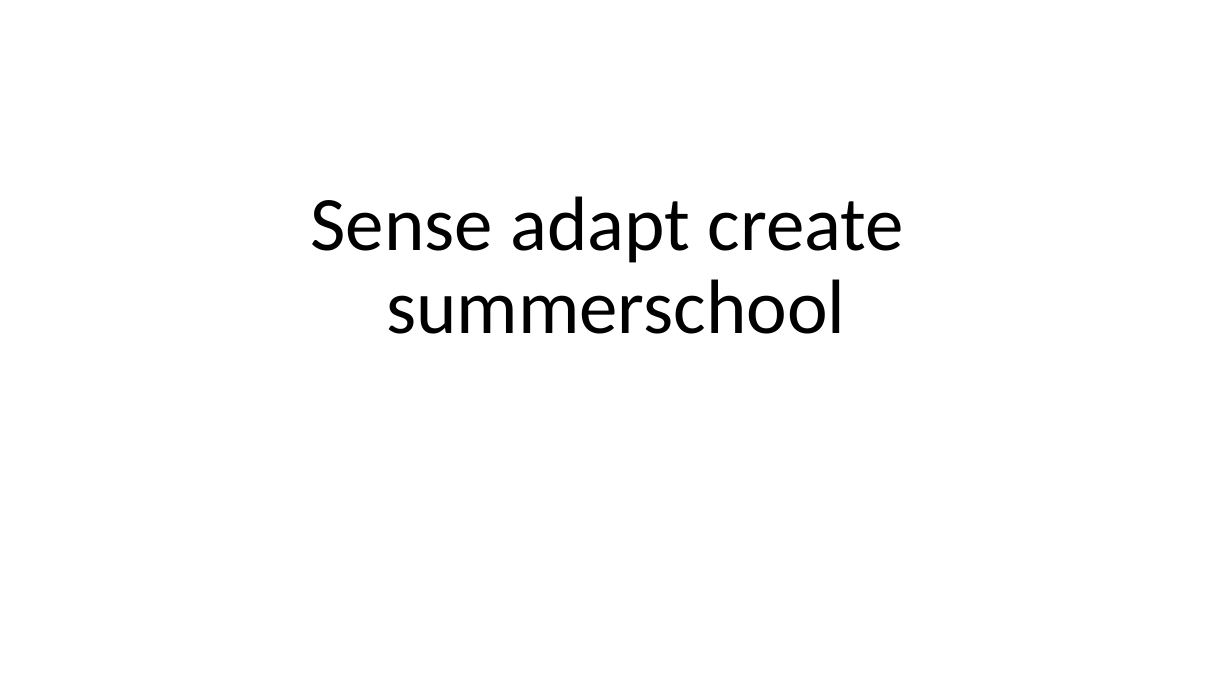
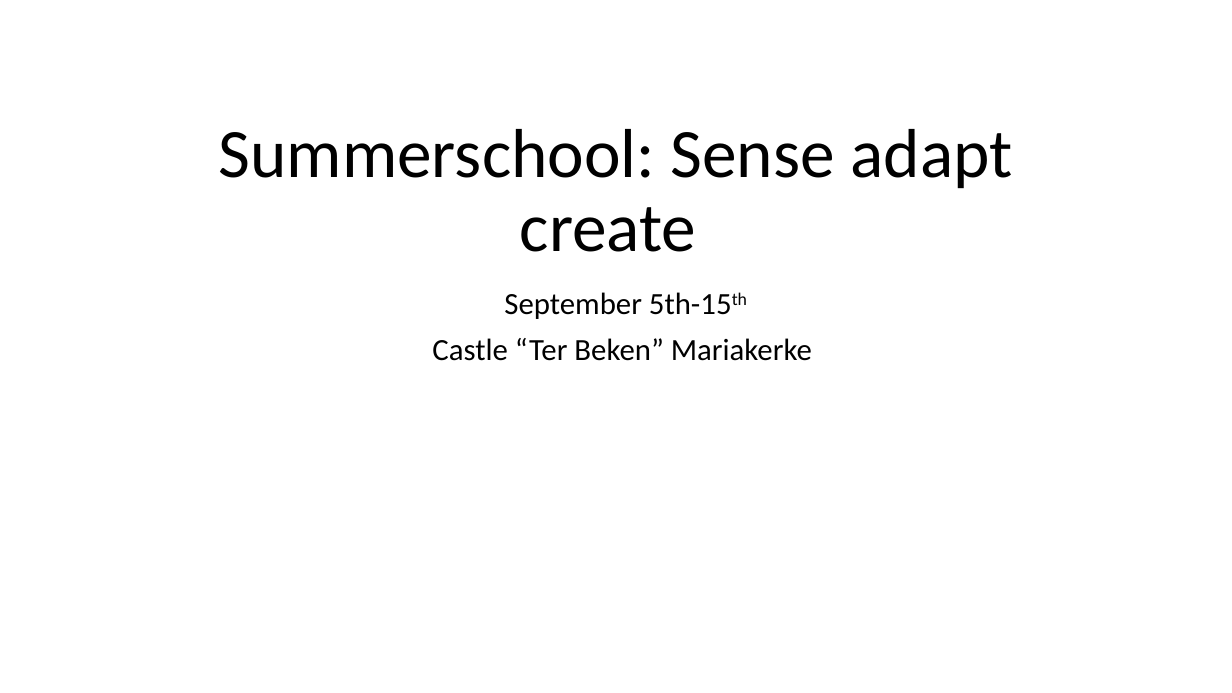
Before and after one commit to creatievemakers/presentations, a slide deck: slide 2 of 23-05-2022/Sense adapt create.pptx (slide 1 before the commit). Drawn at 1232x693 pixels with LibreOffice and Linux fonts; fonts in the diff are those of the drawing. Boxes give left, top, right and bottom in pixels: in the first picture for what was removed or moved away, otherwise in the second. Text is boxed around its words. In the diff, an @@ line names an element or a change of style, - is before the commit and + after.

Commit message:
update pptx

```diff
--- a/23-05-2022/Sense adapt create.pptx
+++ b/23-05-2022/Sense adapt create.pptx
@@ title at [219, 129, 1013, 252]: text changed; size 60 to 54 pt @@
-Sense adapt create
-summerschool
+Summerschool: Sense adapt create
@@ subtitle added at [432, 292, 812, 361], 24 pt, text #000000 @@
+September 5th-15th
+Castle “Ter Beken” Mariakerke
```
Also in this commit, not shown: 6 slides added.
